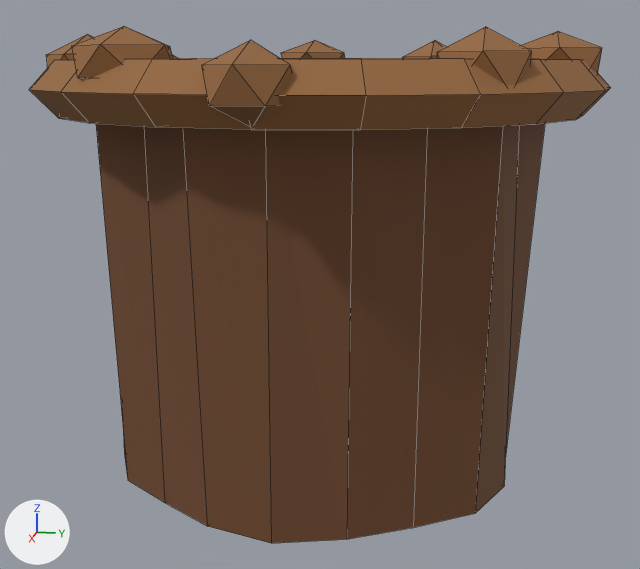
Before and after pictures for a commit that changed the Blender file src/game/models/treasure/hole.blend.
Before and after are seen from a camera (50 mm lens) standing at (1.288, 0.258, 0.083) and looking at (0.025, 0.005, -0.233). Arrows for +X, +Y and +Z are at lower left; the lights stay in place. The older version comes first. Mesh edges are drawn as thin lines.

In view in the first picture: 'Excavated cavity', 'Excavated soil clod 1', 'Excavated soil clod 2', 'Excavated soil clod 3', 'Excavated soil clod 9', 'Uneven excavated soil rim' and 3 more.
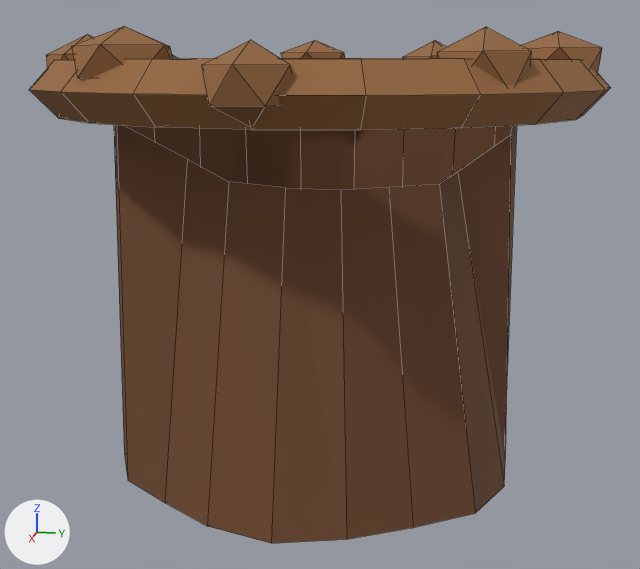
The newer file adds a shape key; the second version is drawn at full value of the shape key 'Fold cavity lip right' of 'Excavated cavity', and the change is written as the vertex moves it makes.

Patch to the scene script:
```diff
--- a/src/game/models/treasure/hole.blend.py
+++ b/src/game/models/treasure/hole.blend.py
@@ me_excavated_cavity_mesh @@
 # used by ob_excavated_cavity; parent = ob_treasure_hole; location = (0.0, 0.0, 0.0)
-me_excavated_cavity_mesh.from_pydata(...)  # 41 vertices, 40 faces; spans x -0.323..0.31, y -0.315..0.321, z -0.5..0.045
-me_excavated_cavity_mesh.vertices[0].co = (0.31, 0.0, 0.045)
-me_excavated_cavity_mesh.vertices[1].co = (0.3, 0.098, 0.045)
-me_excavated_cavity_mesh.vertices[2].co = (0.242, 0.176, 0.045)
-me_excavated_cavity_mesh.vertices[3].co = (0.19, 0.262, 0.045)
-me_excavated_cavity_mesh.vertices[4].co = (0.092, 0.282, 0.045)
-me_excavated_cavity_mesh.vertices[5].co = (0.0, 0.321, 0.045)
-me_excavated_cavity_mesh.vertices[6].co = (-0.094, 0.289, 0.045)
-me_excavated_cavity_mesh.vertices[7].co = (-0.183, 0.251, 0.045)
-me_excavated_cavity_mesh.vertices[14].co = (-0.096, -0.296, 0.045)
-me_excavated_cavity_mesh.vertices[15].co = (0.0, -0.315, 0.045)
-me_excavated_cavity_mesh.vertices[16].co = (0.093, -0.285, 0.045)
-me_excavated_cavity_mesh.vertices[17].co = (0.19, -0.261, 0.045)
-me_excavated_cavity_mesh.vertices[18].co = (0.24, -0.174, 0.045)
-me_excavated_cavity_mesh.vertices[19].co = (0.306, -0.1, 0.045)
+me_excavated_cavity_mesh.from_pydata(...)  # 41 vertices, 40 faces; spans x -0.323..0.31, y -0.313..0.29, z -0.5..0.045
+# me_excavated_cavity_mesh part 1
+me_excavated_cavity_mesh.vertices[0].co = (0.219, 0.0, -0.063)  # pixel (285, 187)
+me_excavated_cavity_mesh.vertices[1].co = (0.211, 0.069, -0.064)  # pixel (340, 189)
+me_excavated_cavity_mesh.vertices[2].co = (0.17, 0.123, -0.064)  # pixel (388, 186)
+me_excavated_cavity_mesh.vertices[3].co = (0.134, 0.184, -0.064)  # pixel (439, 183)
+me_excavated_cavity_mesh.vertices[4].co = (0.066, 0.204, -0.056)  # pixel (457, 171)
+me_excavated_cavity_mesh.vertices[5].co = (0.0, 0.273, -0.01)  # pixel (510, 134)
+me_excavated_cavity_mesh.vertices[6].co = (-0.092, 0.282, 0.036)
+me_excavated_cavity_mesh.vertices[7].co = (-0.182, 0.251, 0.044)
+me_excavated_cavity_mesh.vertices[14].co = (-0.096, -0.296, 0.044)
+me_excavated_cavity_mesh.vertices[15].co = (0.0, -0.313, 0.043)
+me_excavated_cavity_mesh.vertices[16].co = (0.091, -0.279, 0.037)
+me_excavated_cavity_mesh.vertices[17].co = (0.173, -0.239, 0.013)
+me_excavated_cavity_mesh.vertices[18].co = (0.189, -0.137, -0.033)  # pixel (187, 158)
+me_excavated_cavity_mesh.vertices[19].co = (0.221, -0.072, -0.057)  # pixel (228, 181)
 me_excavated_cavity_mesh.materials.append(mat_hole_earthen_wall)
```

Where the change shows, as pixel boxes (x1, y1, x2, y2) in the pictures (640 x 569 px):
'Excavated cavity', reshaped (10% narrower)
    before: (96, 123, 545, 543)
    after: (114, 125, 517, 543)
